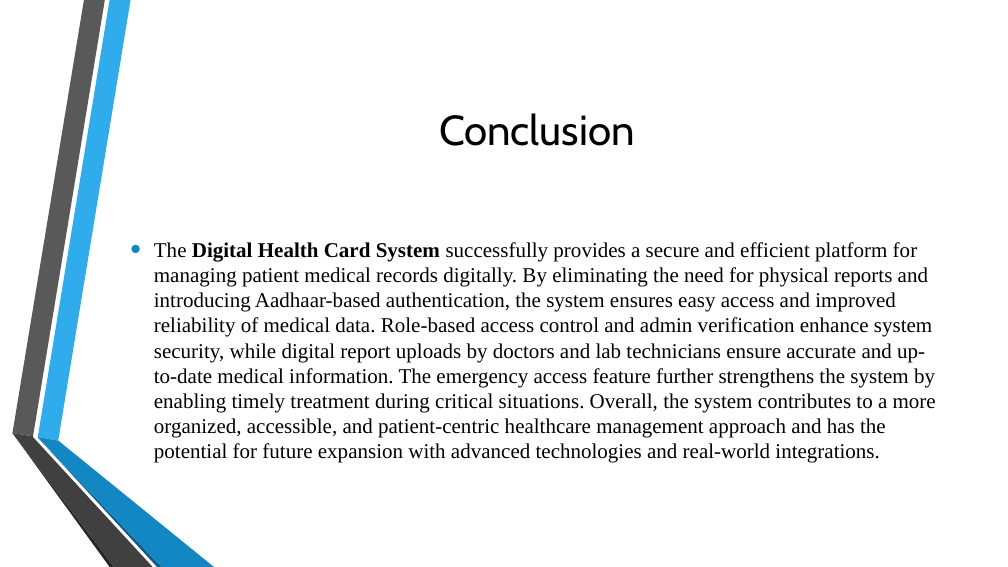
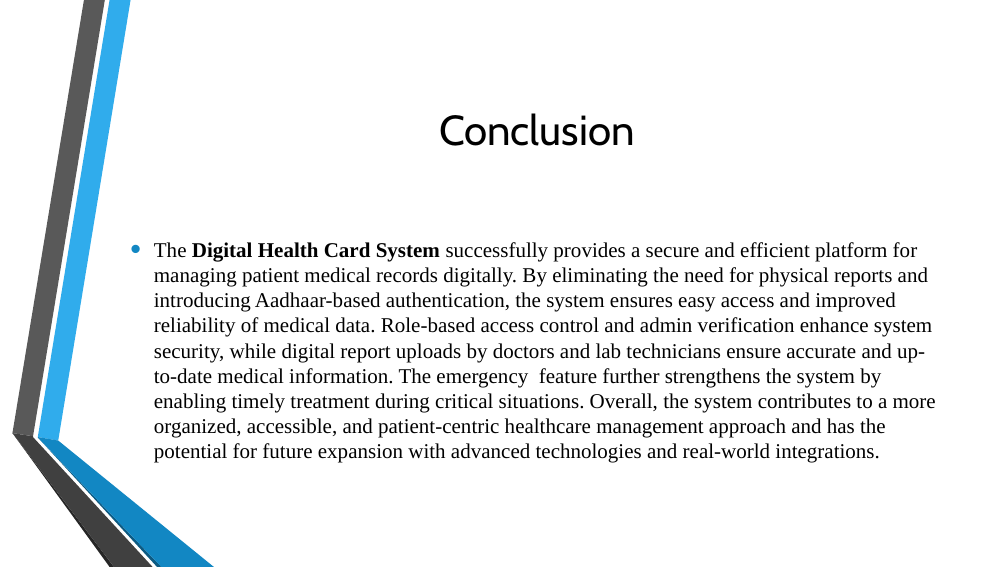
Before and after one commit to kedar3016/DIGITAL_HEALTH_CARD, a slide deck: slide 22 of Digital Health Card PPT.pptx. Drawn at 1008x567 pixels with LibreOffice and Linux fonts; fonts in the diff are those of the drawing; background and template pictures are left out. Boxes give left, top, right and bottom in pixels: in the first picture for what was removed or moved away, otherwise in the second. Text is boxed around its words. In the diff, an @@ line names an element or a change of style, - is before the commit and + after.

Commit message:
PPT

```diff
--- a/Digital Health Card PPT.pptx
+++ b/Digital Health Card PPT.pptx
@@ text at box(154, 242, 936, 463): text changed @@
-• The Digital Health Card System successfully provides a secure and efficient platform for managing patient medical records digitally. By eliminating the need for physical reports and introducing Aadhaar-based authentication, the system ensures easy access and improved reliability of medical data. Role-based access control and admin verification enhance system security, while digital report uploads by doctors and lab technicians ensure accurate and up-to-date medical information. The emergency access feature further strengthens the system by enabling timely treatment during critical situations. Overall, the system contributes to a more organized, accessible, and patient-centric healthcare management approach and has the potential for future expansion with advanced technologies and real-world integrations.
+• The Digital Health Card System successfully provides a secure and efficient platform for managing patient medical records digitally. By eliminating the need for physical reports and introducing Aadhaar-based authentication, the system ensures easy access and improved reliability of medical data. Role-based access control and admin verification enhance system security, while digital report uploads by doctors and lab technicians ensure accurate and up-to-date medical information. The emergency feature further strengthens the system by enabling timely treatment during critical situations. Overall, the system contributes to a more organized, accessible, and patient-centric healthcare management approach and has the potential for future expansion with advanced technologies and real-world integrations.
```
Also in this commit, not shown: 7 other slides changed.
